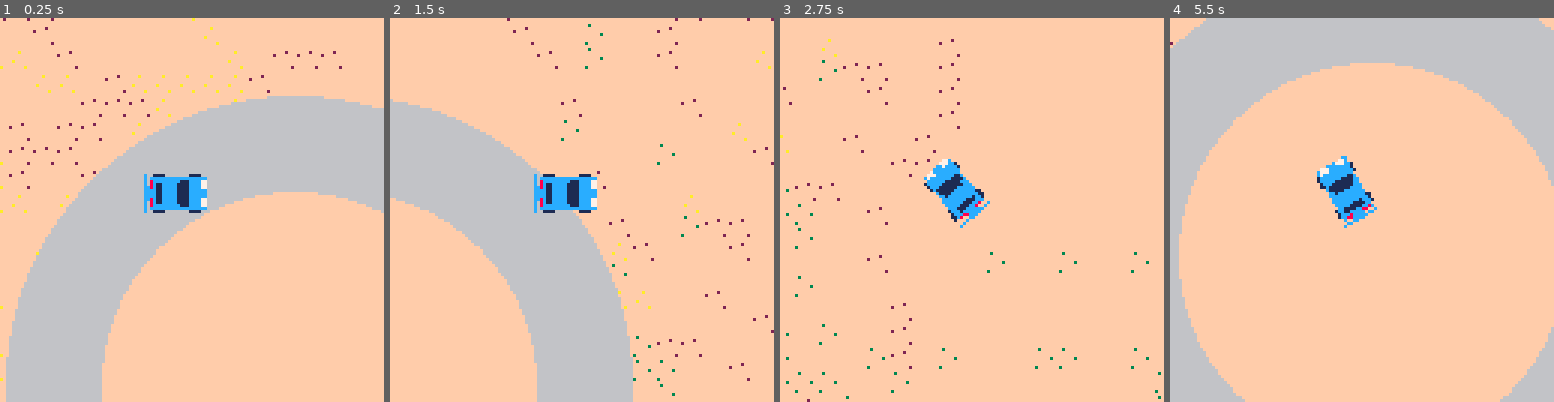
Above: before the commit, frames 1-4 (left to right).
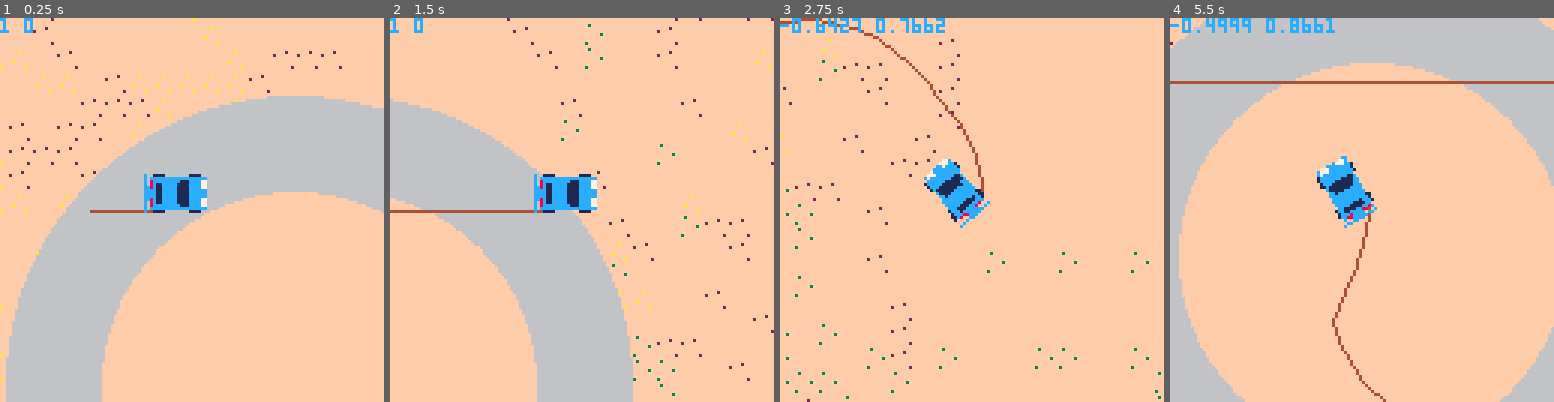
Above: after the commit, the same moments.

Repository: graearea/pico8
Game: PICO-8 cartridge drift.p8
Two runs of this game, one before a commit and one after it. Both use one fixed random seed, a clock stepped at 60 frames per second and the inputs below.
Inputs:
- Up to frame 1 (0.25 s): no input
- Up to frame 2 (1.5 s): no input
- Up to frame 3 (2.75 s): hold Right 1.6-2.1 s; hold Right from 2.47 s (still down)
- Up to frame 4 (5.5 s): release Right at 3.03 s; hold Left 3.08-3.58 s; hold Right 4.02-4.68 s; hold Left from 5.08 s (still down)

The runs differ from the first frame. In frame 1, 0.2% of the frame differs, in the area x 0-40%, y 0-51%; in frame 2, 0.4%; in frame 3, 1.1%; in frame 4, 1.8%, in the area x 0-100%, y 0-100%.

Commit message:
better skids

Diff:
--- a/drift.p8
+++ b/drift.p8
@@ -5,6 +5,8 @@
 
 car=car(64,64)
 blobs={}
+window_x=0
+window_y=0
 end
 
 
@@ -15,7 +17,9 @@
 end
 
 function _draw()
-  camera(car.x-58,car.y-58)
+  window_x=car.x-58
+  window_y=car.y-58
+  camera(window_x,window_y)
   rectfill(0,0,1024,1027,15)
   map(0, 0, 0, 0, 1024, 32)
   circfill(128,128,96,6)
@@ -32,10 +36,15 @@
 -->8
 --car
 --10,8 10,20
-
+bob="asd"
+function pr(x,y)
+ bob=x.." "..y
+end
 function draw_px(x,y,colour)
  pset(x,y,colour)
 end
+
+
 
 function car(ix,iy)
 	return {
@@ -53,29 +62,38 @@
   dy=(self.speed*sin(-self.d_travel/360))
   self.x=self.x+dx
   self.y=self.y+dy
-  --self:draw_skidmarks(self.draw_px)
-	 self:add_skid()
+	 self:add_skid(6,7)
+	 --self:add_skid(-6,7)
 	end,
 
 	draw=function(self)
+	local prevx=nil
+	local prevy=nil
 	 for b,skid in pairs(self.skidmarks) do
-		 circfill(skid.x,skid.y,1,4)
+	 	if(prevx != nil) do
+	   line(prevx,prevy,skid.x,skid.y,4)
+	  end
+		 --circfill(skid.x,skid.y,1,4)
+		 prevx=skid.x
+		 prevy=skid.y
 	 end
 	 spr_r(0,self.x,self.y,self.angle, draw_px)
+  print(bob,window_x,window_y)
  end,
 
-	add_skid=function(self)
+	add_skid=function(self,x,y)
 --10,10 22,10
-	 local dx=10
-	 local dy=10
+	 local dx=x
+	 local dy=y
 	 local tx=self.x
 	 local ty=self.y
-	 local sa=sin(self.angle)
-	 local ca=cos(self.angle)
+	 local ca=sin(self.angle/360)
+	 local sa=cos(self.angle/360)
 	 xx=flr(dx*ca-dy*sa+tx)--transofrmed val
 	 yy=flr(dx*sa+dy*ca+ty)
-	 add(self.skids,{x=xx-16,y=yy-16})
-
+		pr(sa,ca)
+
+	 add(self.skidmarks,{x=xx,y=yy})
 	end
 
 	}
